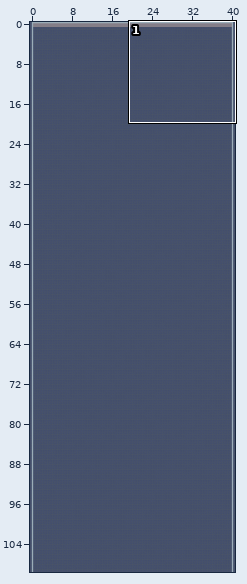
One commit to this Tiled map: src/assets/data/stage1.tmx. Above, an overview of the earlier version with the close-up marked.
Close-up. Before the edit:
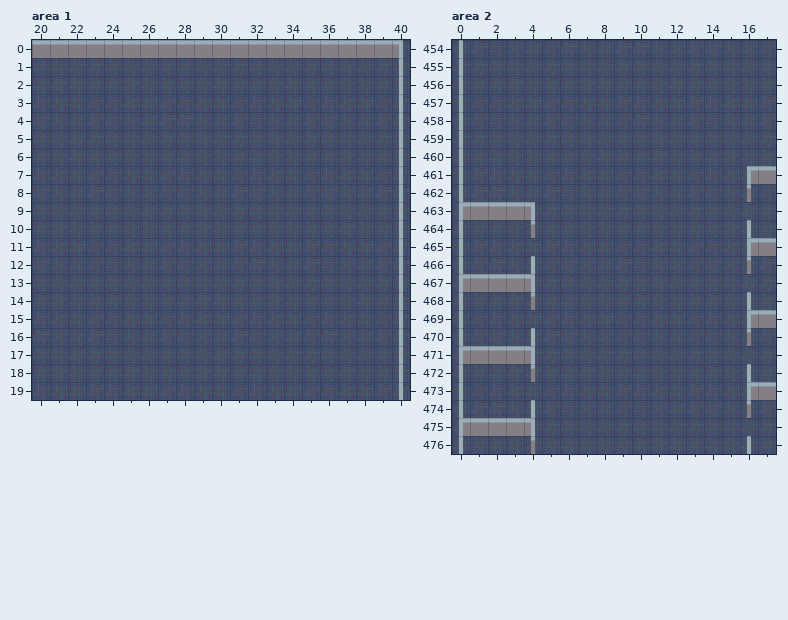
Cells are 32x32 px. Shown: area 1 x 20..40, y 0..19; area 2 x 0..17, y 454..476. The commit also changed other parts of the map, which this record leaves out.
After:
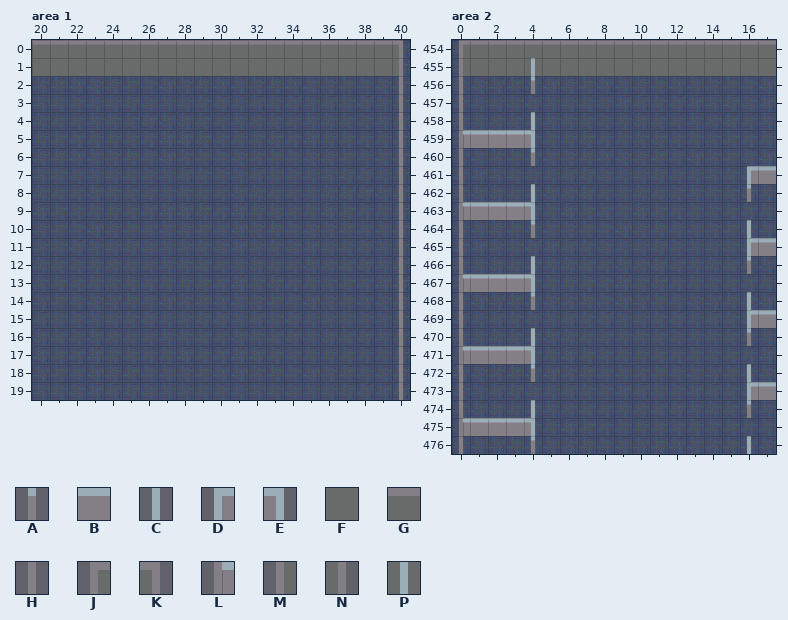
Key: from "Tiles": A 5, B 6, C 7, D 9, E 10, F 15, G 16, H 17, J 20, K 21, L 30, M 35, N 36, P 37.
_ is an empty cell.
Tiles replaced or removed in this view: B, C, D, E.
Changes in this commit:
Changed rows in their new state; . is an unchanged cell.
Layer "Cubicles", area 1:
first column x 20:
 0 GGGGGGGGGGGGGGGGGGGGK
 1 FFFFFFFFFFFFFFFFFFFFN
 2 ....................H
 3 ....................H
 4 ....................H
 5 ....................H
 6 ....................H
 7 ....................H
 8 ....................H
 9 ....................H
10 ....................H
11 ....................H
12 ....................H
13 ....................H
14 ....................H
15 ....................H
16 ....................H
17 ....................H
18 ....................H
19 ....................H
Layer "Cubicles", area 2:
first column x 0:
454 JGGGGGGGGGGGGGGGGG
455 MFFFPFFFFFFFFFFFFF
456 H...A.............
457 H.................
458 H...C.............
459 LBBBE.............
460 H...A.............
461 H.................
462 H...C.............
463 L.................
464 H.................
465 H.................
466 H.................
467 L.................
468 H.................
469 H.................
470 H.................
471 L.................
472 H.................
473 H.................
474 H.................
475 L.................
476 H.................
Where, in picture pixels (left, top, right, bottom), the same in both close-ups:
changed: (32, 40, 403, 400)
changed: (459, 40, 776, 454)
